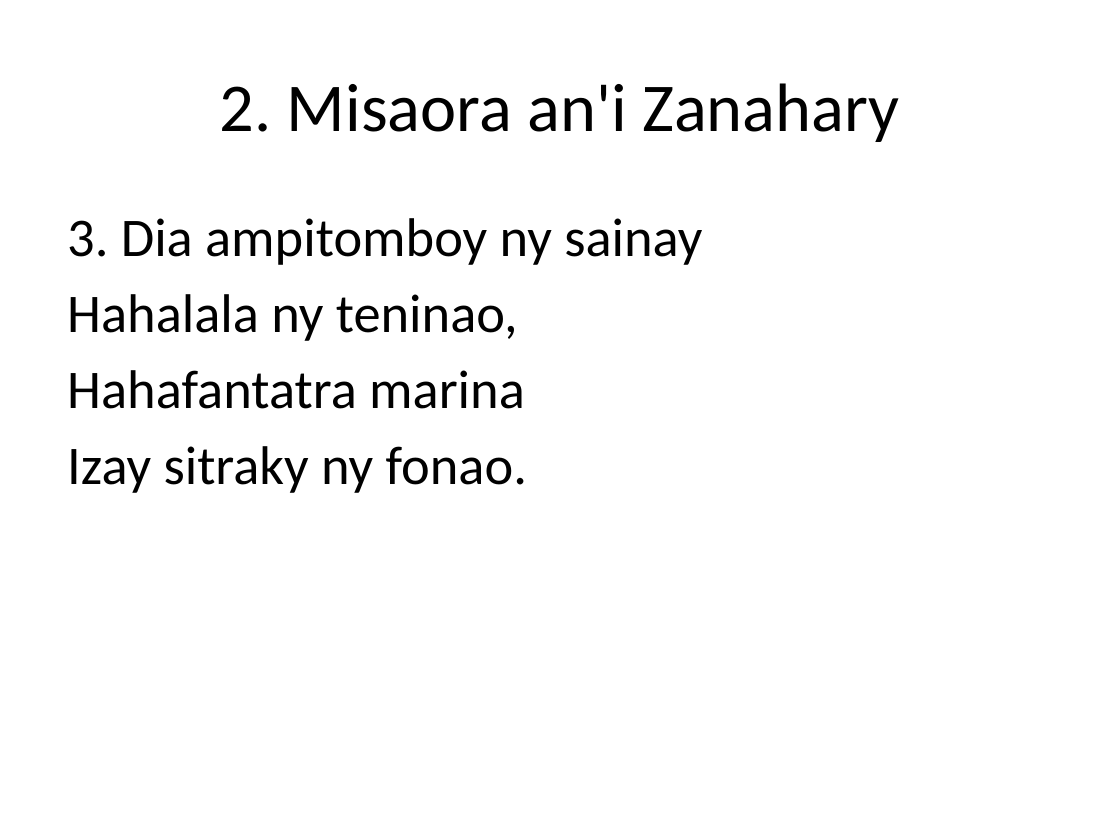
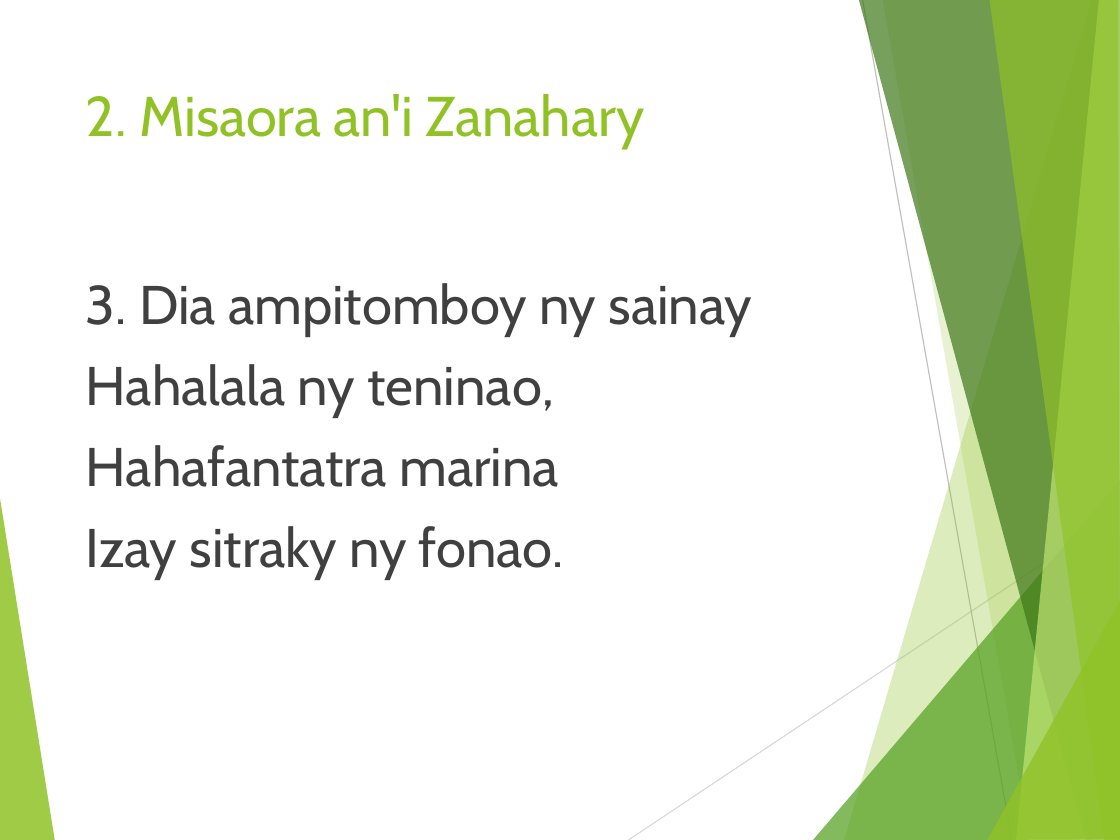
Before and after one commit to jojoX94/Powerpoint-cli--Python, a slide deck: slide 5 of chants.pptx (slide 10 before the commit). Drawn at 1120x840 pixels with LibreOffice and Linux fonts; fonts in the diff are those of the drawing. Boxes give left, top, right and bottom in pixels: in the first picture for what was removed or moved away, otherwise in the second. Text is boxed around its words. In the diff, an @@ line names an element or a change of style, - is before the commit and + after.

Commit message:
Apply default theme in powerpoint  to presentation

```diff
--- a/chants.pptx
+++ b/chants.pptx
@@ title "2. Misaora an'i Zanahary": place and size @@
-title "2. Misaora an'i Zanahary" at [220, 83, 899, 142]
+title "2. Misaora an'i Zanahary" at [86, 94, 645, 148]
@@ title "2. Misaora an'i Zanahary" at [86, 94, 645, 148]: size 44 to 36 pt, font Calibri to Cabin, text colour #000000 to #90C226; alignment centre to left; vertical alignment middle to top @@
@@ text "3. Dia ampitomboy ny sainay": place and size @@
-text "3. Dia ampitomboy ny sainay" at [67, 218, 702, 493]
+text "3. Dia ampitomboy ny sainay" at [86, 283, 752, 579]
@@ text "3. Dia ampitomboy ny sainay" at [86, 283, 752, 579]: font Calibri to Cabin, text colour #000000 to #404040; more space between paragraphs @@
@@ group added at [0, 0, 1120, 840]: 8 freeform shapes, 2 lines @@
```
Also in this commit, not shown: 13 other slides changed, 23 slides added, 3 other files.
